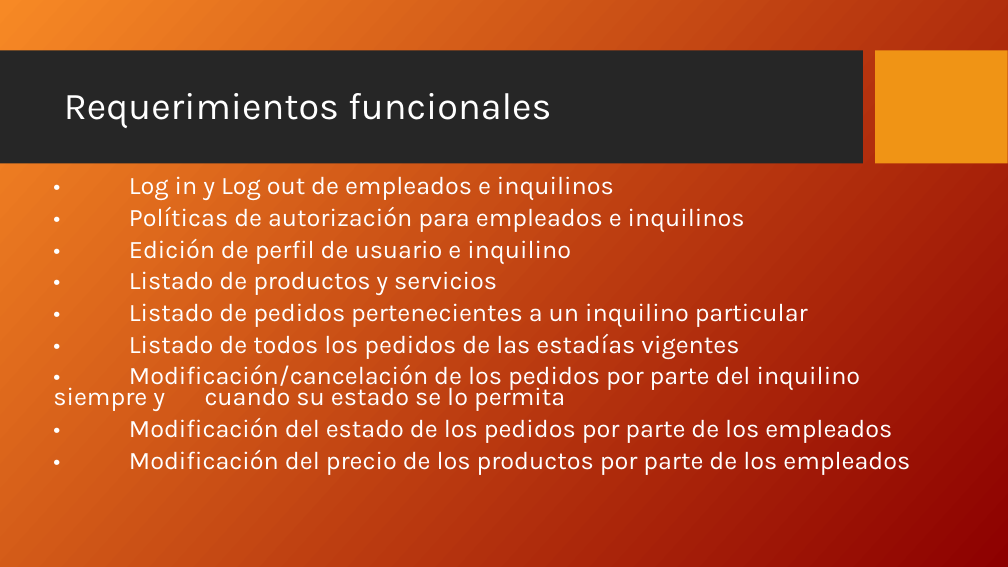
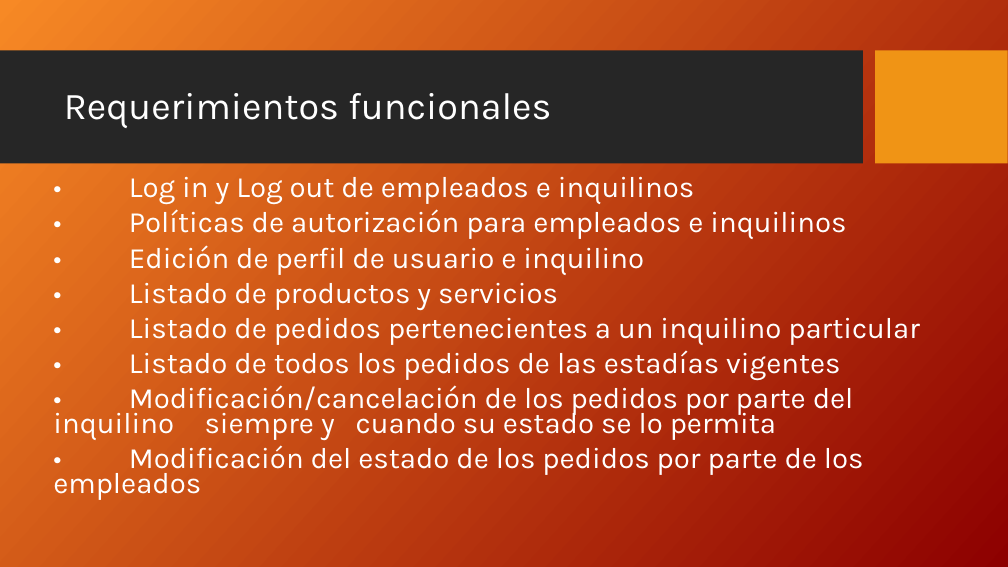
Before and after one commit to juanibalaguer/DocumentacionCaba-as, a slide deck: slide 5 of Presentación laboratorio III.ppt. Drawn at 1008x567 pixels with LibreOffice and Linux fonts; fonts in the diff are those of the drawing; background and template pictures are left out. Boxes give left, top, right and bottom in pixels: in the first picture for what was removed or moved away, otherwise in the second. Text is boxed around its words. In the diff, an @@ line names an element or a change of style, - is before the commit and + after.

```diff
--- a/Presentación laboratorio III.ppt
+++ b/Presentación laboratorio III.ppt
@@ text "• Log in y Log ..." at (53,176,920,500): size 24 to 28 pt @@
@@ text at (129,450,910,475): paragraph removed @@
-• Modificación del precio de los productos por parte de los empleados
```
Also in this commit, not shown: 1 other slide changed.
